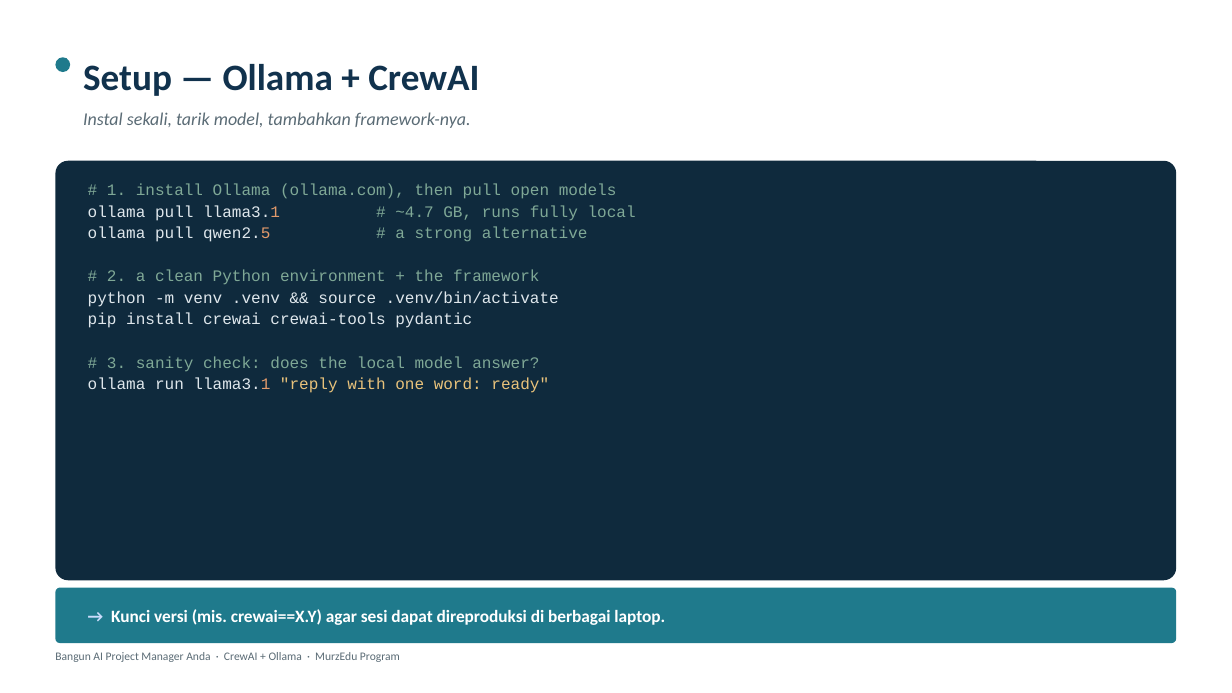
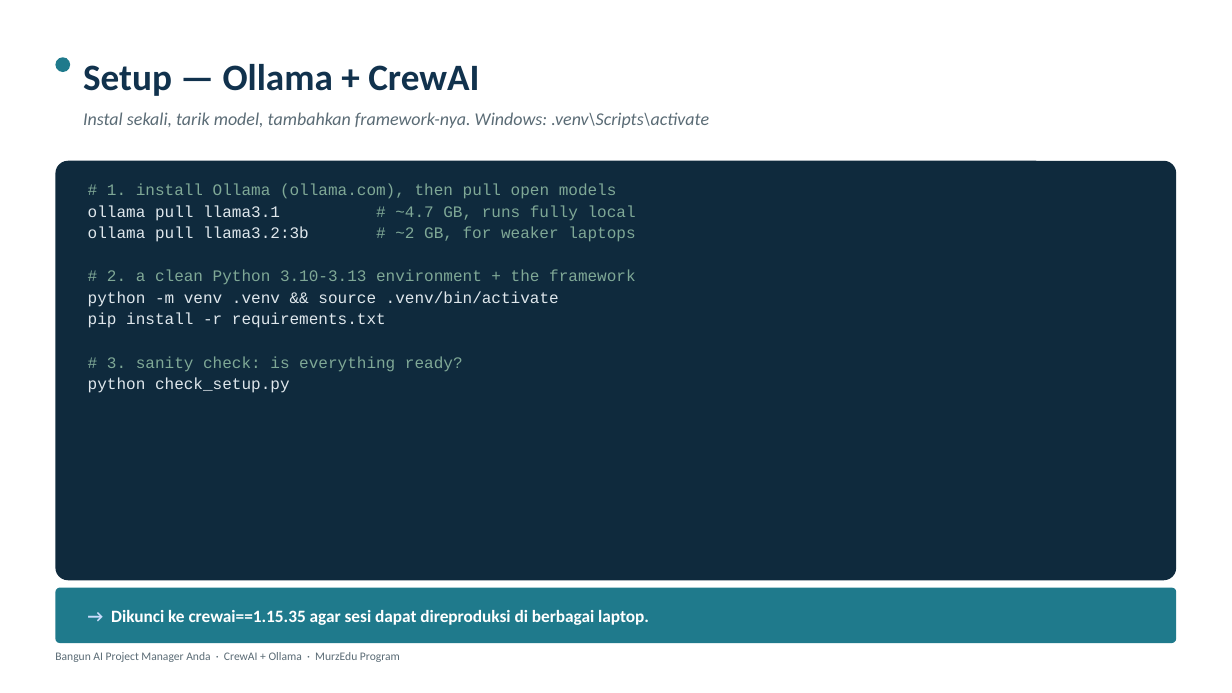
Before and after one commit to adepuu/ai-pm-workshop, a slide deck: slide 11 of MurzEdu_AI_Workshop_Package/01_Slide_Deck/AI_Project_Manager_Workshop_ID.pptx. Drawn at 1232x693 pixels with LibreOffice and Linux fonts; fonts in the diff are those of the drawing. Boxes give left, top, right and bottom in pixels: in the first picture for what was removed or moved away, otherwise in the second. Text is boxed around its words. In the diff, an @@ line names an element or a change of style, - is before the commit and + after.

```diff
--- a/MurzEdu_AI_Workshop_Package/01_Slide_Deck/AI_Project_Manager_Workshop_ID.pptx
+++ b/MurzEdu_AI_Workshop_Package/01_Slide_Deck/AI_Project_Manager_Workshop_ID.pptx
@@ text at <box>83,112,709,128</box>: text changed @@
-Instal sekali, tarik model, tambahkan framework-nya.
+Instal sekali, tarik model, tambahkan framework-nya. Windows: .venv\Scripts\activate
@@ text at <box>88,205,636,221</box>: text colour #E29A6B to #DFE7EC in "llama3.1" @@
@@ text at <box>88,226,636,284</box>: text changed @@
-ollama pull qwen2.5 # a strong alternative
-# 2. a clean Python environment + the framework
+ollama pull llama3.2:3b # ~2 GB, for weaker laptops
+# 2. a clean Python 3.10-3.13 environment + the framework
@@ text at <box>88,313,463,393</box>: text changed @@
-pip install crewai crewai-tools pydantic
-# 3. sanity check: does the local model answer?
-ollama run llama3.1 "reply with one word: ready"
+pip install -r requirements.txt
+# 3. sanity check: is everything ready?
+python check_setup.py
@@ text at <box>111,610,649,625</box>: text changed @@
-→ Kunci versi (mis. crewai==X.Y) agar sesi dapat direproduksi di berbagai laptop.
+→ Dikunci ke crewai==1.15.35 agar sesi dapat direproduksi di berbagai laptop.
```
Also in this commit, not shown: 9 other slides changed, 28 other files.
